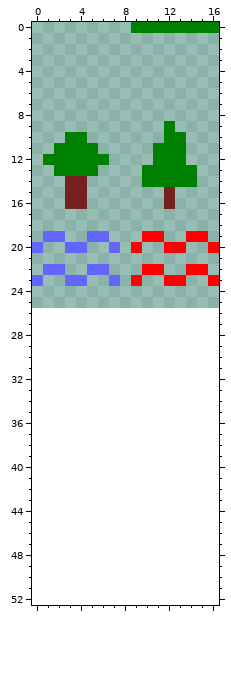
Pixel-art sprite: tiles-scaled.png. That is the earlier state.
The file is 68x104 pixels, drawn in blocks of 4x4; one block is one cell here. The old version is drawn lined up with the new one, on the new canvas.
Now the later version:
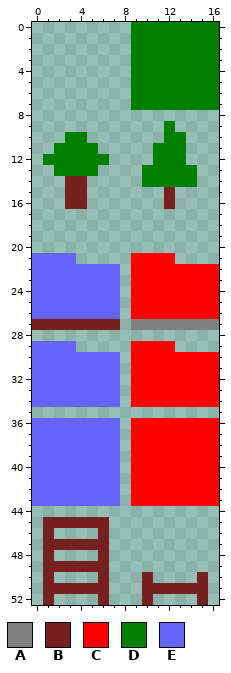
Palette (. is transparent): A #808080  B #762020  C #ff0000  D #008000  E #6464ff
Edits made:
canvas 17x26 -> 17x53
@@ x 7..16 @@
  0 ..DDDDDDDD
- 1 ..........
- 2 ..........
- 3 ..........
- 4 ..........
- 5 ..........
- 6 ..........
- 7 ..........
+ 1 ..DDDDDDDD
+ 2 ..DDDDDDDD
+ 3 ..DDDDDDDD
+ 4 ..DDDDDDDD
+ 5 ..DDDDDDDD
+ 6 ..DDDDDDDD
+ 7 ..DDDDDDDD
  8 ..........
@@ x 0..16 @@
 18 .................
-19 .EE..EE...CC..CC.
-20 E..EE..E.C..CC..C
-21 .................
-22 .EE..EE...CC..CC.
-23 E..EE..E.C..CC..C
-24 .................
-25 .................
-26 .................
-27 .................
+19 .................
+20 .................
+21 EEEE.....CCCC....
+22 EEEEEEEE.CCCCCCCC
+23 EEEEEEEE.CCCCCCCC
+24 EEEEEEEE.CCCCCCCC
+25 EEEEEEEE.CCCCCCCC
+26 EEEEEEEE.CCCCCCCC
+27 BBBBBBBB.AAAAAAAA
 28 .................
-29 .................
-30 .................
-31 .................
-32 .................
-33 .................
-34 .................
+29 EEEE.....CCCC....
+30 EEEEEEEE.CCCCCCCC
+31 EEEEEEEE.CCCCCCCC
+32 EEEEEEEE.CCCCCCCC
+33 EEEEEEEE.CCCCCCCC
+34 EEEEEEEE.CCCCCCCC
 35 .................
-36 .................
-37 .................
-38 .................
-39 .................
-40 .................
-41 .................
-42 .................
-43 .................
+36 EEEEEEEE.CCCCCCCC
+37 EEEEEEEE.CCCCCCCC
+38 EEEEEEEE.CCCCCCCC
+39 EEEEEEEE.CCCCCCCC
+40 EEEEEEEE.CCCCCCCC
+41 EEEEEEEE.CCCCCCCC
+42 EEEEEEEE.CCCCCCCC
+43 EEEEEEEE.CCCCCCCC
 44 .................
-45 .................
-46 .................
-47 .................
-48 .................
-49 .................
-50 .................
-51 .................
-52 .................
+45 .BBBBBB..........
+46 .B....B..........
+47 .BBBBBB..........
+48 .B....B..........
+49 .BBBBBB..........
+50 .B....B...B....B.
+51 .BBBBBB...BBBBBB.
+52 .B....B...B....B.
Changed places in both pictures, as pixel boxes (x1, y1, x2, y2):
added: (131, 33, 219, 110)
changed: (32, 231, 219, 605)
